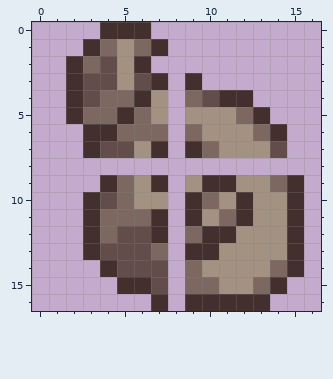
Pixel-art sprite: Tiles/AmmoPouchTile.png. The first picture shows the starting point.
The file is 34x34 pixels, drawn in blocks of 2x2; one block is one cell here.
And afterwards:
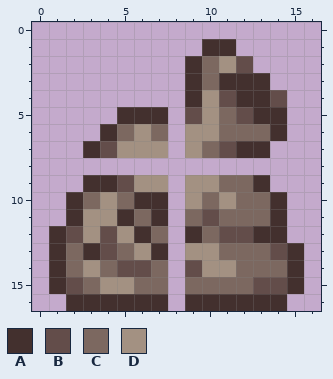
Palette (. is transparent): A #43302e  B #634d4a  C #7c6860  D #a39182
The edit:
@@ x 0..16 @@
- 0 ....AAA..........
- 1 ...ACDCA.........
- 2 ..ACBDA..........
- 3 ..ABBDBA.A.......
- 4 ..ABCCAD.CBAA....
- 5 ..ACCACD.DDDCA...
- 6 ...AACCC.CDDDCA..
- 7 ...ABBDA.ACDDDB..
+ 0 .................
+ 1 ..........AA.....
+ 2 .........ACDB....
+ 3 .........ACAAA...
+ 4 .........ADBAAB..
+ 5 .....AAA.BDCBAA..
+ 6 ....ACDC.DDCCCA..
+ 7 ...ABDDD.DCBAA...
  8 .................
- 9 ....ACDA.DAADDCA.
-10 ...ABCDD.ACDADDA.
-11 ...ACCCA.ADCADDA.
-12 ...ACBBA.CAADDDA.
-13 ...ABBBC.AADDDDA.
-14 ....ABBB.CDDDDCA.
-15 .....AAB.CCDDCA..
-16 .......A.AAAAA...
+ 9 ...AABDD.DDCCA...
+10 ..ACDCAA.DCDCCA..
+11 ..ADDACA.CBCCCA..
+12 .ABDBDAC.ACBBAA..
+13 .ACABCDA.DDCCCBA.
+14 .ACDCBBC.BDDCCCA.
+15 .ABCDDCC.CCCCBBA.
+16 ..AAAAAA.AAAAAA..
Pixel boxes of the changes (left, top, right, bottom) in both pictures:
changed: (49, 22, 304, 311)
